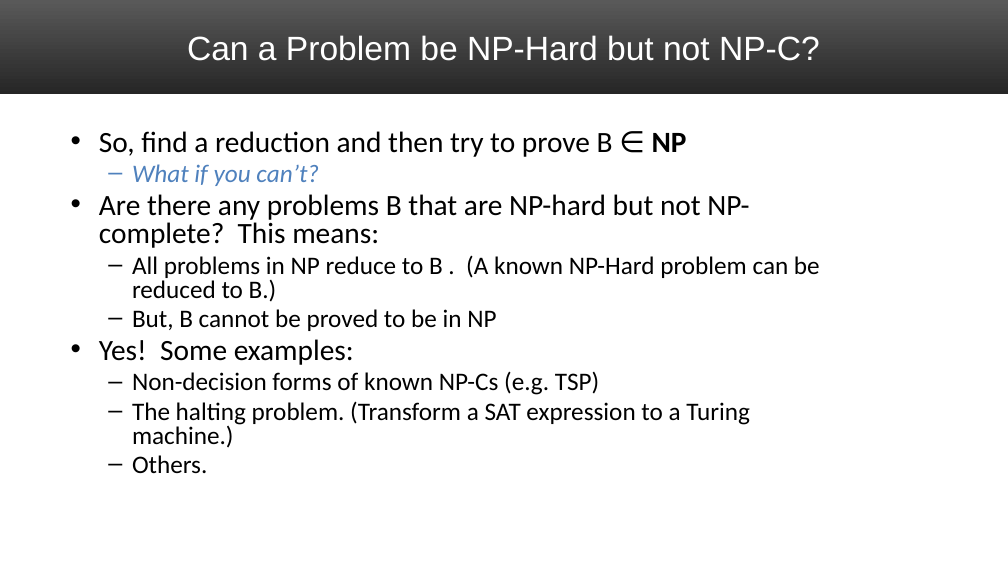
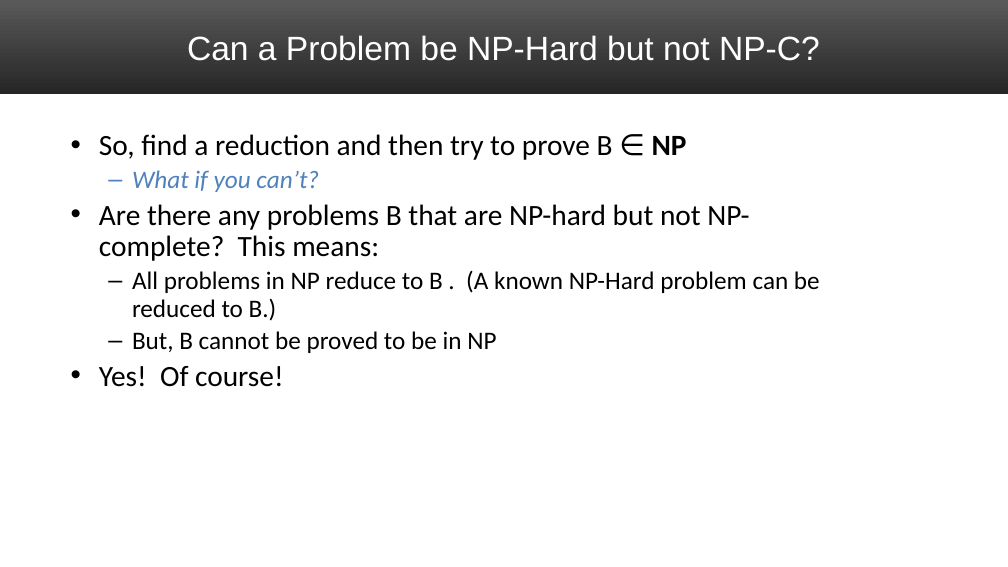
Before and after one commit to markfloryan/dsa2, a slide deck: slide 41 of slides/07-NPCIntro.pptx (slide 32 before the commit). Drawn at 1008x567 pixels with LibreOffice and Linux fonts; fonts in the diff are those of the drawing. Boxes give left, top, right and bottom in pixels: in the first picture for what was removed or moved away, otherwise in the second. Text is boxed around its words. In the diff, an @@ line names an element or a change of style, - is before the commit and + after.

Commit message:
slide updates

```diff
--- a/slides/07-NPCIntro.pptx
+++ b/slides/07-NPCIntro.pptx
@@ text at (99,134,820,353): line spacing 0.8 to 0.9 @@
@@ text at (99,366,283,387): text changed; size 24 to 28 pt @@
-• Yes! Some examples:
-  – Non-decision forms of known NP-Cs (e.g. TSP)
-  – The halting problem. (Transform a SAT expression to a Turing machine.)
-  – Others.
+• Yes! Of course!
```
Also in this commit, not shown: 1 other slide changed, 11 slides added, 2 slides removed, 2 other files.
